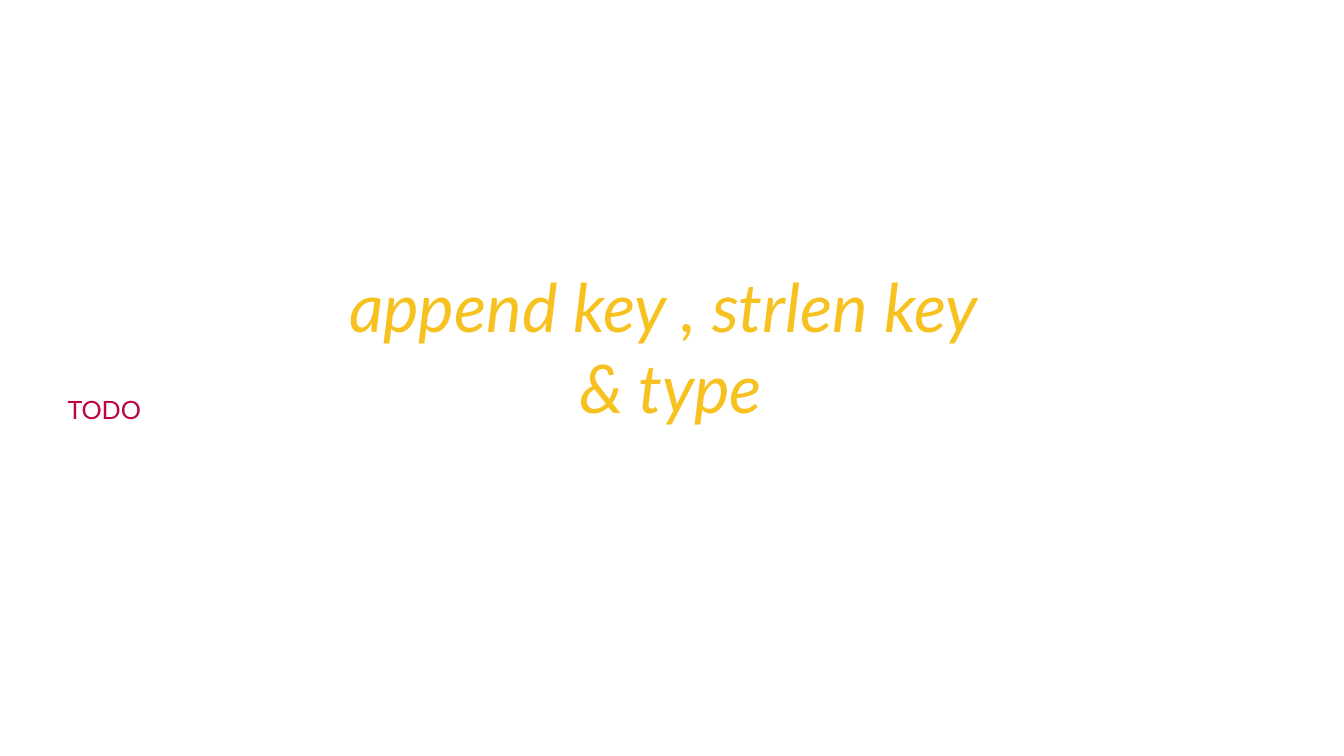
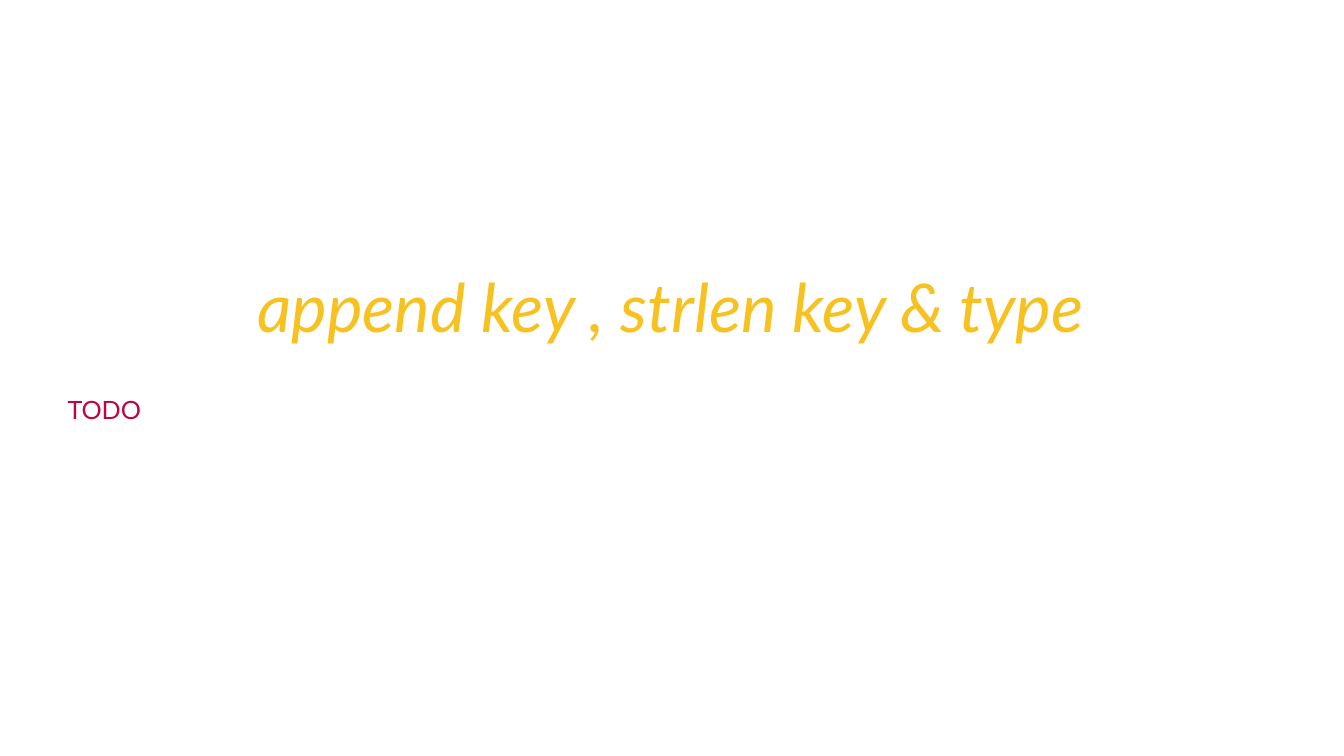
Before and after one commit to Saleel-Bagde/PPT-s, a slide deck: slide 29 of redis Ver2.pptx. Drawn at 1344x756 pixels with LibreOffice and Linux fonts; fonts in the diff are those of the drawing. Boxes give left, top, right and bottom in pixels: in the first picture for what was removed or moved away, otherwise in the second. Text is boxed around its words. In the diff, an @@ line names an element or a change of style, - is before the commit and + after.

```diff
--- a/redis Ver2.pptx
+++ b/redis Ver2.pptx
@@ text at <box>258,282,1084,344</box>: text changed @@
-append key , strlen key
-& type
+append key , strlen key & type
```
Also in this commit, not shown: 10 other slides changed, 17 slides added, 1 slide removed.
